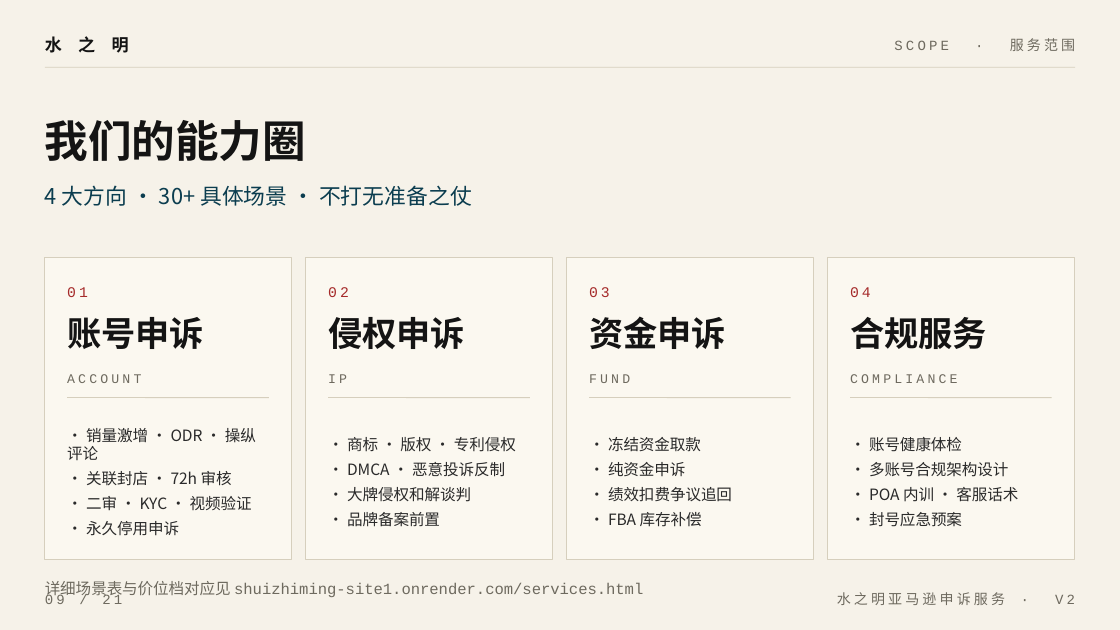
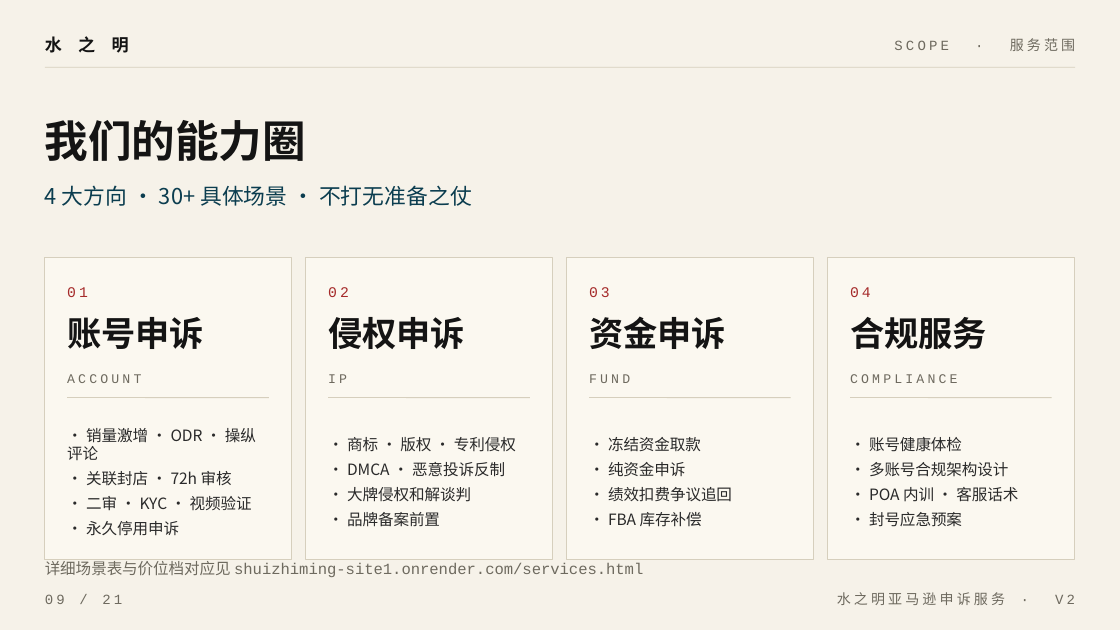
Before and after one commit to chenfei125/shuizhiming-site1, a slide deck: slide 9 of 水之明销售介绍.pptx. Drawn at 1120x630 pixels with LibreOffice and Linux fonts; fonts in the diff are those of the drawing. Boxes give left, top, right and bottom in pixels: in the first picture for what was removed or moved away, otherwise in the second. Text is boxed around its words. In the diff, an @@ line names an element or a change of style, - is before the commit and + after.

```diff
--- a/水之明销售介绍.pptx
+++ b/水之明销售介绍.pptx
@@ text "详细场景表与价位档对应见 shuizhiming-site1.onrender.com/services.html": place and size @@
-text "详细场景表与价位档对应见 shuizhiming-site1.onrender.com/services.html" at [45, 581, 643, 599]
+text "详细场景表与价位档对应见 shuizhiming-site1.onrender.com/services.html" at [45, 559, 643, 577]
```
Also in this commit, not shown: 9 other slides changed, 1 other file.
